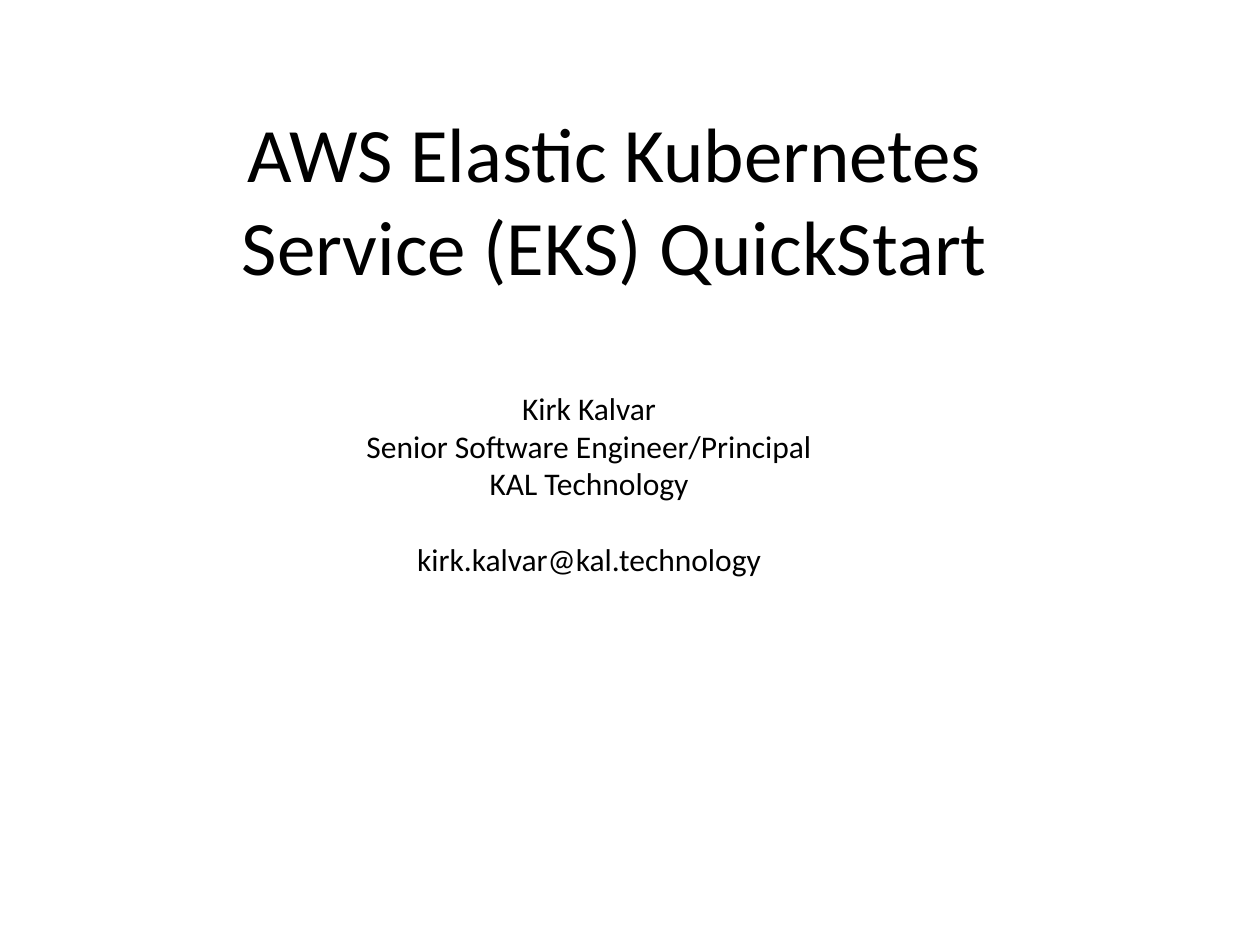
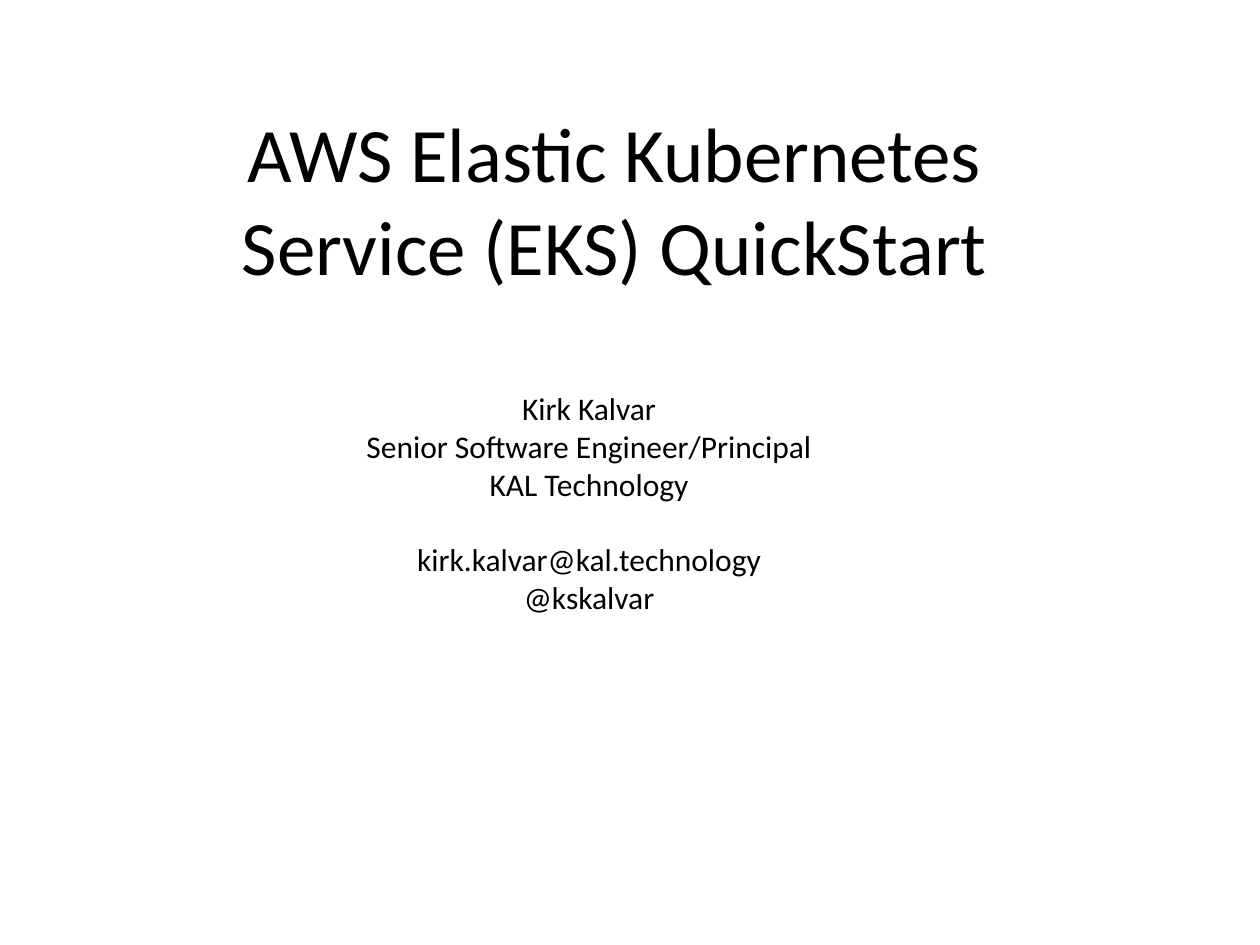
Before and after one commit to kskalvar/aws-eks-cluster-quickstart, a slide deck: slide 1 of slides/DevFestDC-AWS-EKS-Cluster-Quickstart.pptx. Drawn at 1260x945 pixels with LibreOffice and Linux fonts; fonts in the diff are those of the drawing; background and template pictures are left out. Boxes give left, top, right and bottom in pixels: in the first picture for what was removed or moved away, otherwise in the second. Text is boxed around its words. In the diff, an @@ line names an element or a change of style, - is before the commit and + after.

Commit message:
Updated slides

```diff
--- a/slides/DevFestDC-AWS-EKS-Cluster-Quickstart.pptx
+++ b/slides/DevFestDC-AWS-EKS-Cluster-Quickstart.pptx
@@ text at [524, 587, 654, 613]: paragraph added @@
+@kskalvar
```
